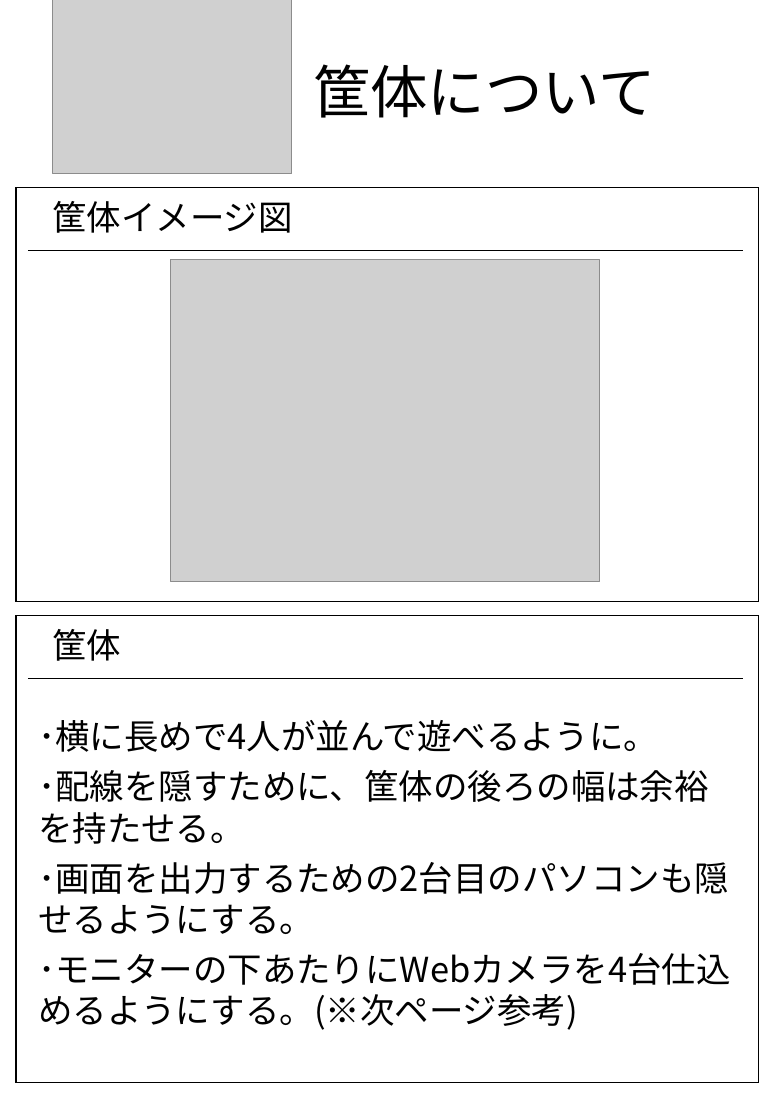
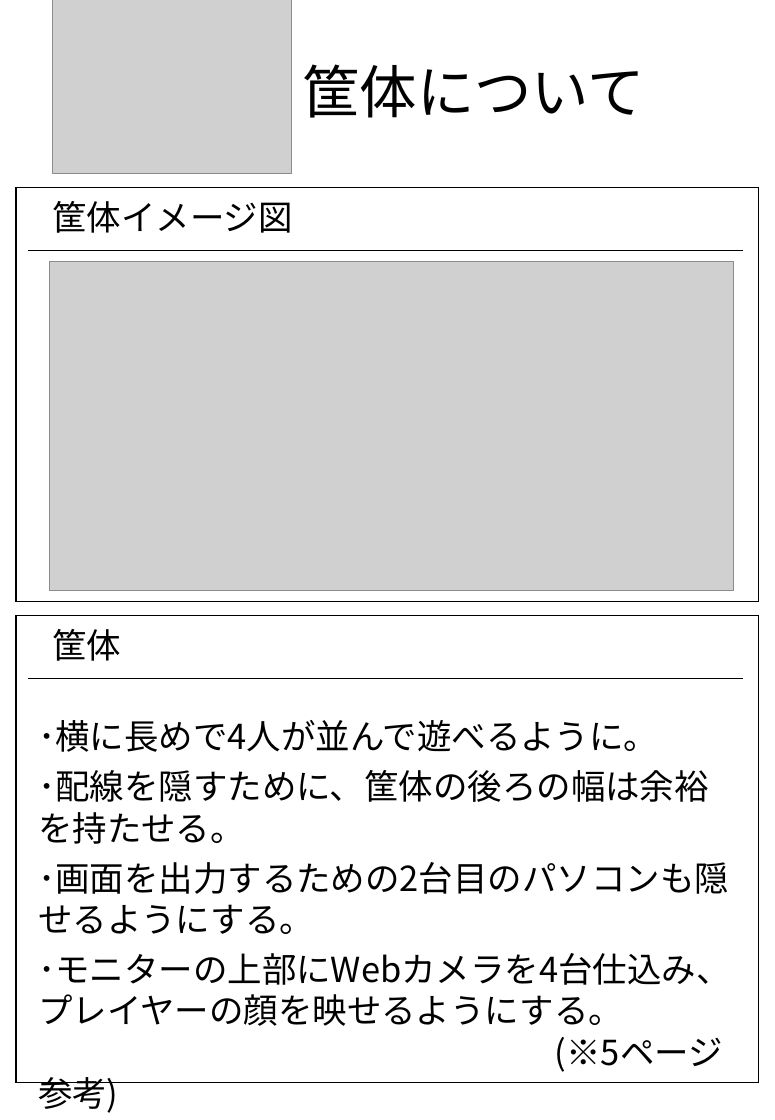
Before and after one commit to HodakaNiwa/TeamC-Graduate-work, a slide deck: slide 3 of ブース設計図/ブース設計図.pptx. Drawn at 775x1120 pixels with LibreOffice and Linux fonts; fonts in the diff are those of the drawing; grey boxes stand for pictures. Boxes give left, top, right and bottom in pixels: in the first picture for what was removed or moved away, otherwise in the second. Text is boxed around its words. In the diff, an @@ line names an element or a change of style, - is before the commit and + after.

```diff
--- a/ブース設計図/ブース設計図.pptx
+++ b/ブース設計図/ブース設計図.pptx
@@ title "筐体について": place and size @@
-title "筐体について" at box(313, 64, 655, 118)
+title "筐体について" at box(302, 64, 644, 118)
@@ title "筐体について" at box(302, 64, 644, 118): alignment centre to left @@
@@ picture: place and size @@
-picture at box(170, 259, 600, 582)
+picture at box(50, 261, 734, 590)
@@ text at box(38, 953, 731, 1026): text changed @@
-･モニターの下あたりにWebカメラを4台仕込めるようにする。(※次ページ参考)
+･モニターの上部にWebカメラを4台仕込み、プレイヤーの顔を映せるようにする。 (※5ページ参考)
```
Also in this commit, not shown: 1 other slide changed, 1 slide added.
